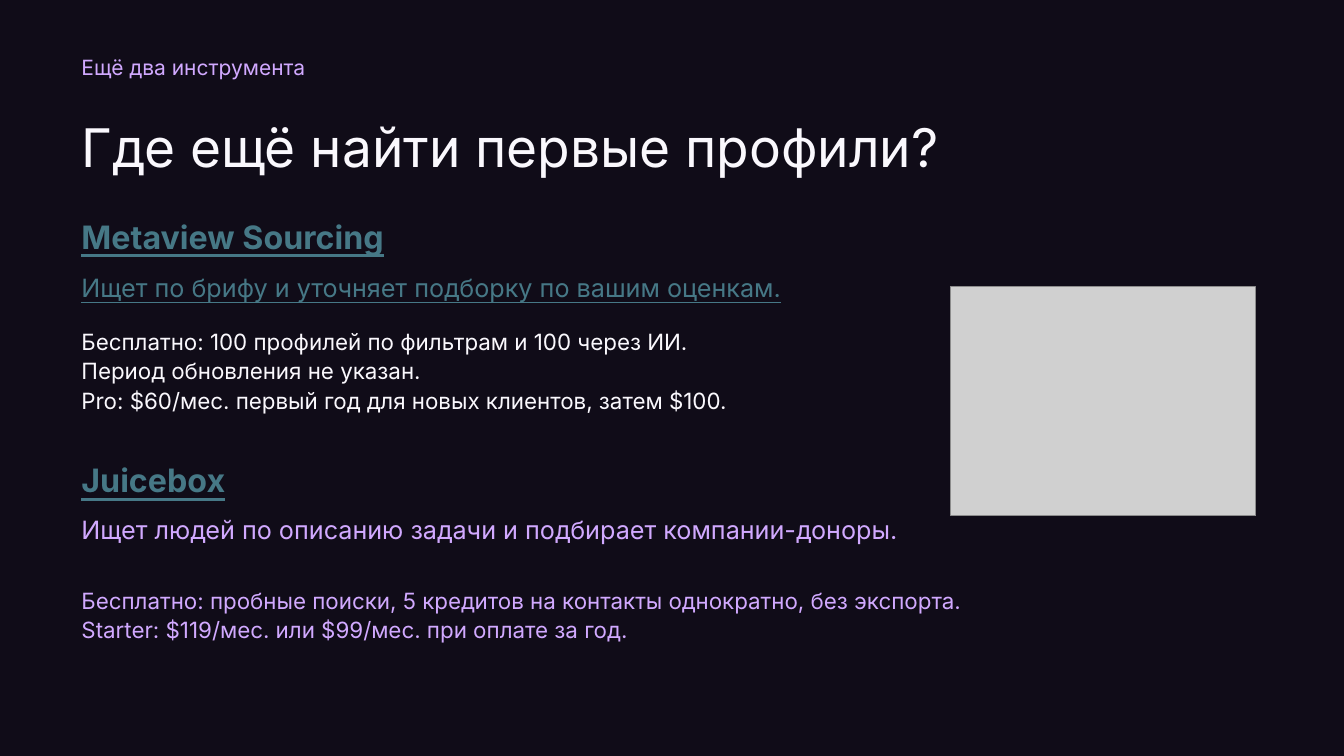
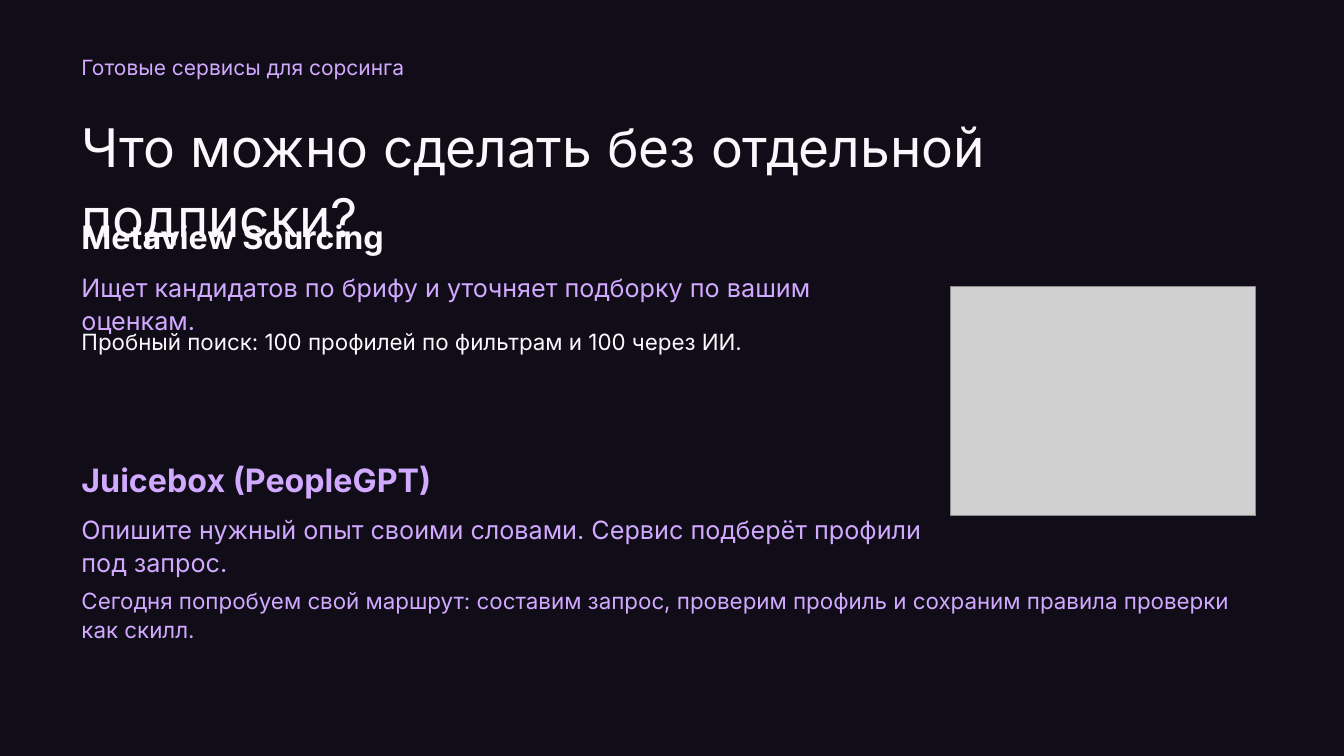
Before and after one commit to Da6ka/ta-meetup-ai-sourcing-2026-11-19, a slide deck: slide 3 of materials/spb-it-recruiter-meetup.pptx (slide 10 before the commit). Drawn at 1344x756 pixels with LibreOffice and Linux fonts; fonts in the diff are those of the drawing; grey boxes stand for pictures. Boxes give left, top, right and bottom in pixels: in the first picture for what was removed or moved away, otherwise in the second. Text is boxed around its words. In the diff, an @@ line names an element or a change of style, - is before the commit and + after.

```diff
--- a/materials/spb-it-recruiter-meetup.pptx
+++ b/materials/spb-it-recruiter-meetup.pptx
@@ text at box(81, 59, 404, 80): text changed @@
-Ещё два инструмента
+Готовые сервисы для сорсинга
@@ text at box(81, 126, 985, 248): text changed @@
-Где ещё найти первые профили?
+Что можно сделать без отдельной подписки?
@@ text "Metaview Sourcing" at box(81, 221, 383, 256): text colour #467886 to #FAF8FD, underline off @@
@@ text at box(81, 278, 810, 302): text changed; text colour #467886 to #D1A9FF @@
-Ищет по брифу и уточняет подборку по вашим оценкам.
+Ищет кандидатов по брифу и уточняет подборку по вашим оценкам.
@@ text at box(81, 330, 742, 355): text changed @@
-Бесплатно: 100 профилей по фильтрам и 100 через ИИ.
-Период обновления не указан.
-Pro: $60/мес. первый год для новых клиентов, затем $100.
+Пробный поиск: 100 профилей по фильтрам и 100 через ИИ.
@@ text at box(81, 465, 431, 499): text changed; text colour #467886 to #D1A9FF @@
-Juicebox
+Juicebox (PeopleGPT)
@@ text at box(81, 520, 921, 577): text changed @@
-Ищет людей по описанию задачи и подбирает компании-доноры.
+Опишите нужный опыт своими словами. Сервис подберёт профили под запрос.
@@ text at box(81, 592, 1229, 639): text changed @@
-Бесплатно: пробные поиски, 5 кредитов на контакты однократно, без экспорта.
-Starter: $119/мес. или $99/мес. при оплате за год.
+Сегодня попробуем свой маршрут: составим запрос, проверим профиль и сохраним правила проверки как скилл.
```
Also in this commit, not shown: 7 other slides changed, 4 slides added, 2 other files.
